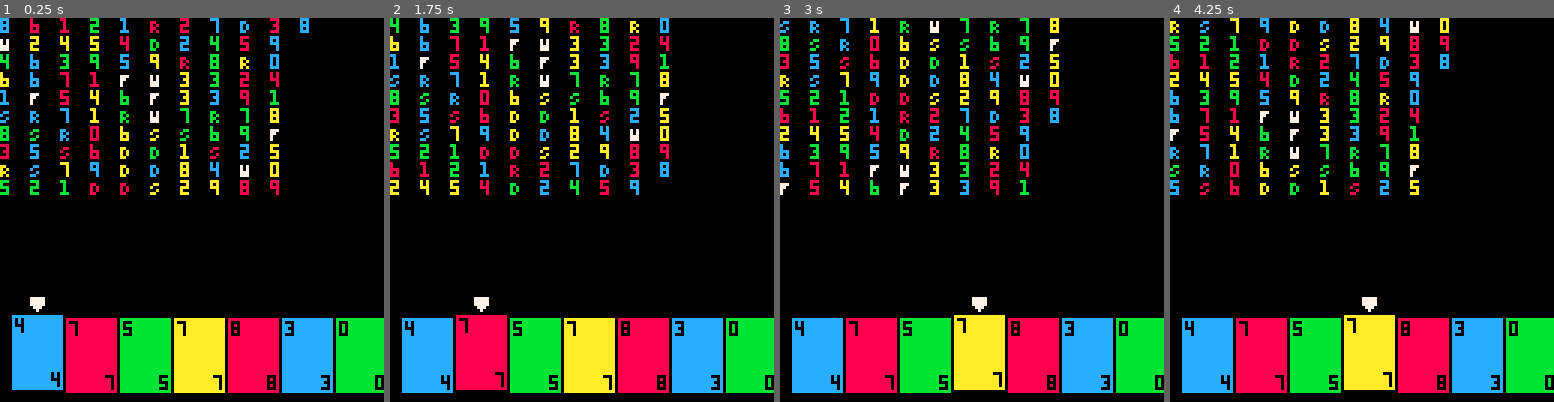
Above: before the commit, frames 1-4 (left to right).
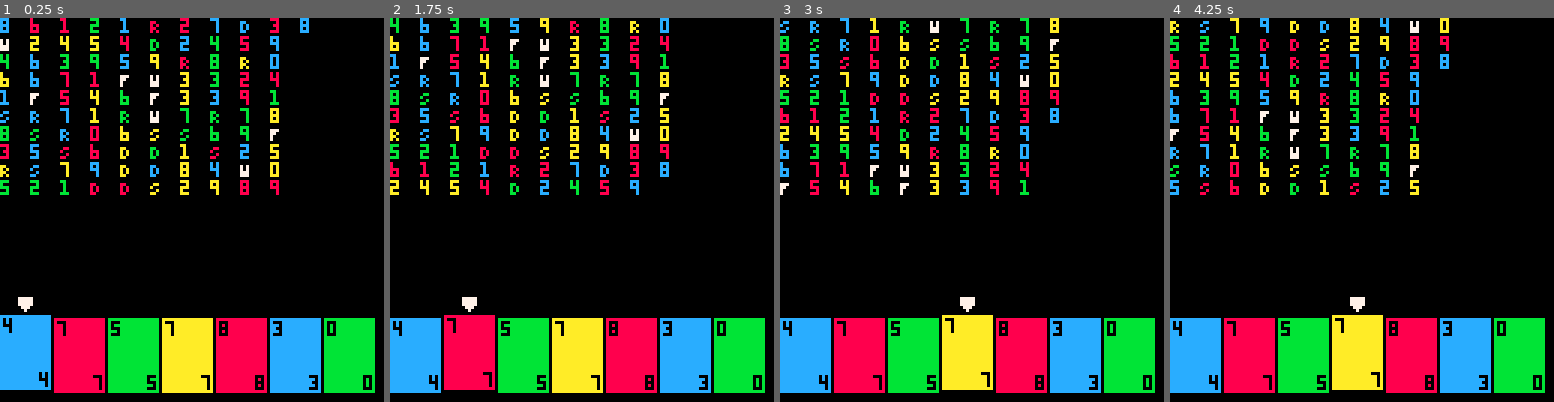
Above: after the commit, the same moments.

Repository: jakeharris/picuno
Game: PICO-8 cartridge carts/picuno.p8
Two runs of this game, one before a commit and one after it. Both use one fixed random seed, a clock stepped at 60 frames per second and the inputs below.
Inputs:
- Up to frame 1 (0.25 s): no input
- Up to frame 2 (1.75 s): tap O (Z key) at 0.7, 1.7 s; hold Right from 1.6 s (still down)
- Up to frame 3 (3 s): release Right at 2.1 s; tap O (Z key) at 2.1, 2.5, 2.9 s; hold Right from 2.47 s (still down)
- Up to frame 4 (4.25 s): release Right at 3.03 s; hold Left 3.08-3.58 s; tap O (Z key) at 3.3, 3.7, 4.1 s; hold Right from 4.02 s (still down)

The runs differ from the first frame. In frame 1, 6.3% of the frame differs, in the area x 0-100%, y 72-98%; in frame 2, 6.3%; in frame 3, 6.3%; in frame 4, 6.3%.

Commit message:
One-index everything, and add scrolling window

Diff:
--- a/carts/picuno.p8
+++ b/carts/picuno.p8
@@ -26,7 +26,8 @@
 
 deck = {}
 hand = {}
-cursor = 0
+cursor = 1
+leftmost = 1
 
 function _init()
   cls()
@@ -36,14 +37,15 @@
   deck = shuffle(deck)
 
   hand = {}
-  for i = 0, 6 do
+  for i = 1, 7 do
     add(hand, draw(deck))
   end
 
-  cursor = 0
+  cursor = 1
+  leftmost = 1
 
   print_deck(deck)
-  render_hand(hand)
+  render_hand(hand, cursor, leftmost)
 end
 
 function _update()
@@ -52,13 +54,17 @@
   end
 
   if btnp(1) then
-    if cursor < #hand - 1 then
+    if cursor == 7 then
+      if leftmost < #hand - 6 then leftmost += 1 end
+    else
       cursor += 1
     end
   end
 
   if btnp(0) then
-    if cursor > 0 then
+    if cursor == 1 then
+      if leftmost > 1 then leftmost -= 1 end
+    else
       cursor -= 1
     end
   end
@@ -67,7 +73,7 @@
 function _draw()
   cls()
   print_deck(deck)
-  render_hand(hand, cursor)
+  render_hand(hand, cursor, leftmost)
   render_cursor(cursor, hand)
 end
 
@@ -85,13 +91,12 @@
   print(get_display_rank(card.rank), x + CARD_CONSTS.width - 3, y + CARD_CONSTS.height - 5, 0)
 end
 
-function render_hand(cards, cursor)
-  local leftmost = 0
-  for index, card in pairs(cards) do
-    zero_index = index - 1
-    x = 4 + (zero_index * (CARD_CONSTS.width + 2))
-    y = 96 + 4 -- a little more than 3/4s down the screen
-    if zero_index == cursor then
+function render_hand(hand, cursor, leftmost)
+  local visible_cards = subseq(hand, leftmost, leftmost + 6)
+  for index, card in pairs(visible_cards) do
+    local x = (index - 1) * (CARD_CONSTS.width + 2)
+    local y = 96 + 4 -- a little more than 3/4s down the screen
+    if index == cursor then
       y -= 1
     end
     render_card(card, x, y)
@@ -100,7 +105,7 @@
 
 function render_cursor(cursor, hand)
   local card_width = CARD_CONSTS.width + 2 -- 1-pixel border on each side. should this be in the constant?
-  local x = 4 + (cursor * card_width + (card_width / 2)) - 4
+  local x = ((cursor - 1) * card_width + (card_width / 2)) - 4
   local y = 96 - 4
   spr(2, x, y)
 end
